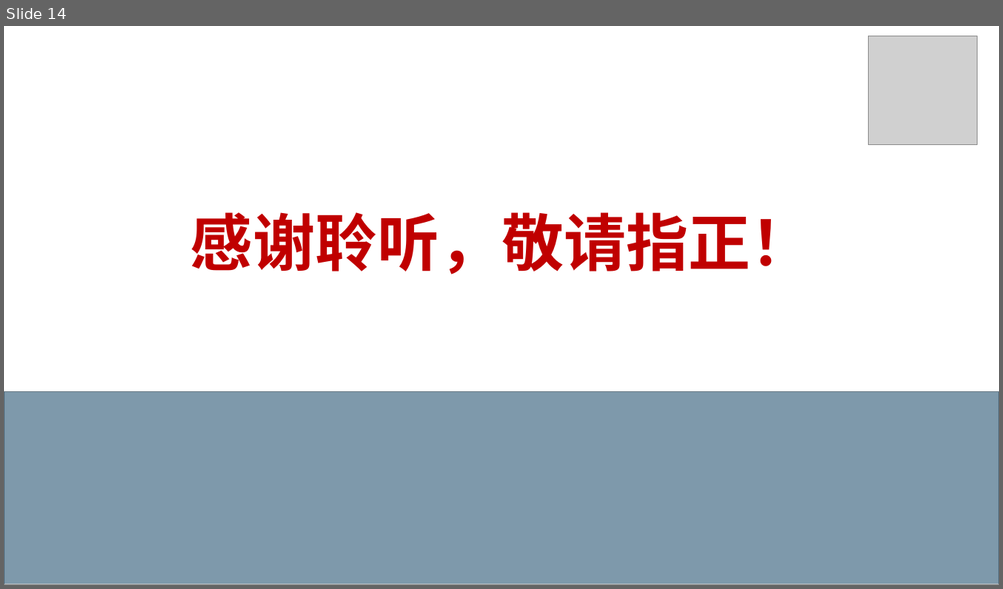
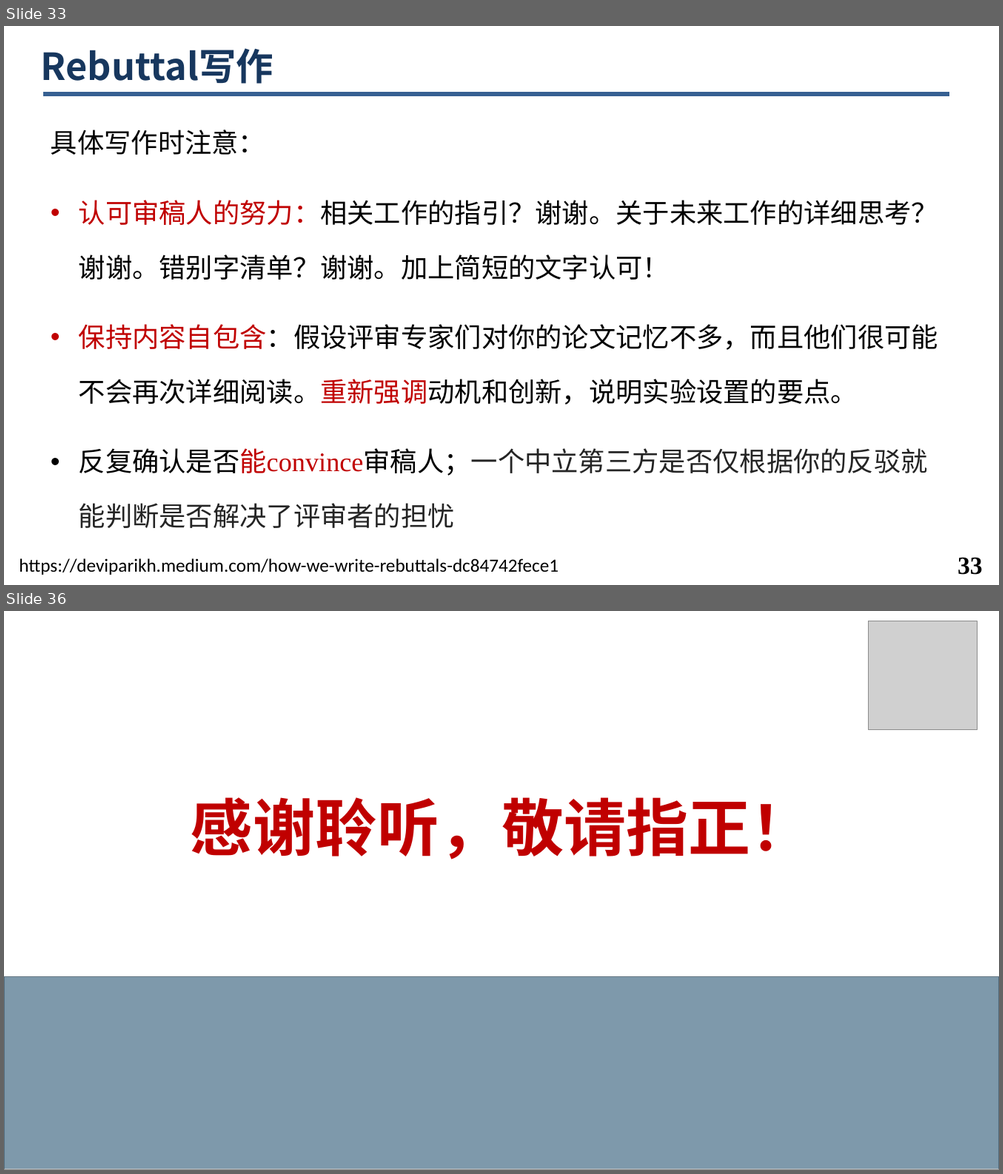
Before and after one commit to minghchen/cs_research_guide, a slide deck: hdu_course_ppt/第5讲. 论文投稿与Rebuttal.pptx. Shown one above the other, each under a label of ours: slide 14 before the commit, slides 33 and 36 after it; the slides between them are not shown. The pictures are 1003x589 and 1003x1174 pixels, drawn with LibreOffice and Linux fonts; fonts in the diff are those of the drawing; grey boxes stand for pictures; background and template pictures are left out. Boxes give left, top, right and bottom in pixels: in the first picture for what was removed or moved away, otherwise in the second. Text is boxed around its words. In the diff, an @@ line names an element or a change of style, - is before the commit and + after.

```diff
--- a/hdu_course_ppt/第5讲. 论文投稿与Rebuttal.pptx
+++ b/hdu_course_ppt/第5讲. 论文投稿与Rebuttal.pptx
@@ slide 33 added at (4, 26, 999, 585), background #FFFFFF @@
@@ title added at (41, 48, 273, 84), 36 pt, text #17375E, bold @@
+Rebuttal写作
@@ line added from (42, 95) to (949, 95), #376092 4.5 pt @@
@@ text added at (51, 130, 938, 528), 25.9 pt, text #000000 @@
+具体写作时注意：
+• 认可审稿人的努力：相关工作的指引？谢谢。关于未来工作的详细思考？谢谢。错别字清单？谢谢。加上简短的文字认可！
+• 保持内容自包含：假设评审专家们对你的论文记忆不多，而且他们很可能不会再次详细阅读。重新强调动机和创新，说明实验设置的要点。
+• 反复确认是否能convince审稿人；一个中立第三方是否仅根据你的反驳就能判断是否解决了评审者的担忧
@@ page number added at (957, 557, 982, 575), 24 pt, text #000000, bold @@
+33
@@ text added at (19, 559, 558, 575), 18 pt, text #000000 @@
+https://deviparikh.medium.com/how-we-write-rebuttals-dc84742fece1
@@ what was slide 14 is now slide 36 @@
```
Also in this commit, not shown: 5 slides changed, 23 other slides added, 2 slides removed, 2 other files.
